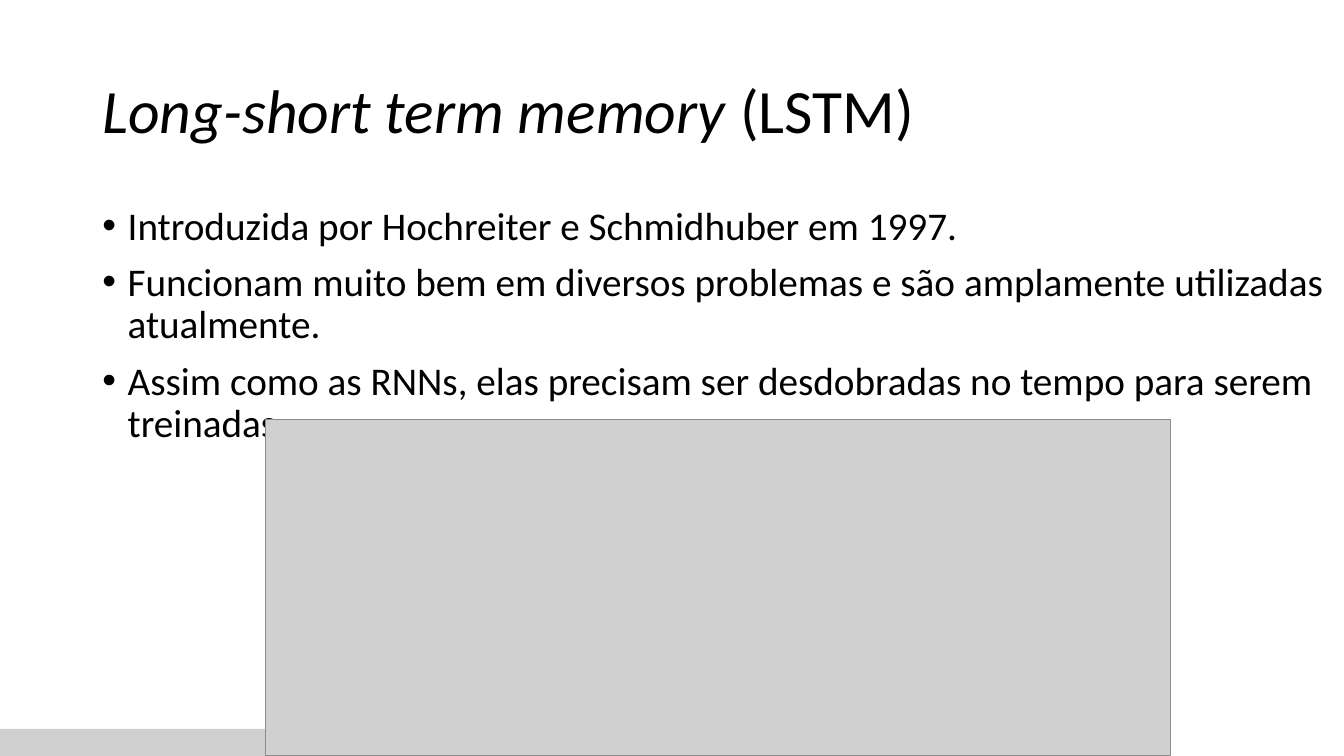
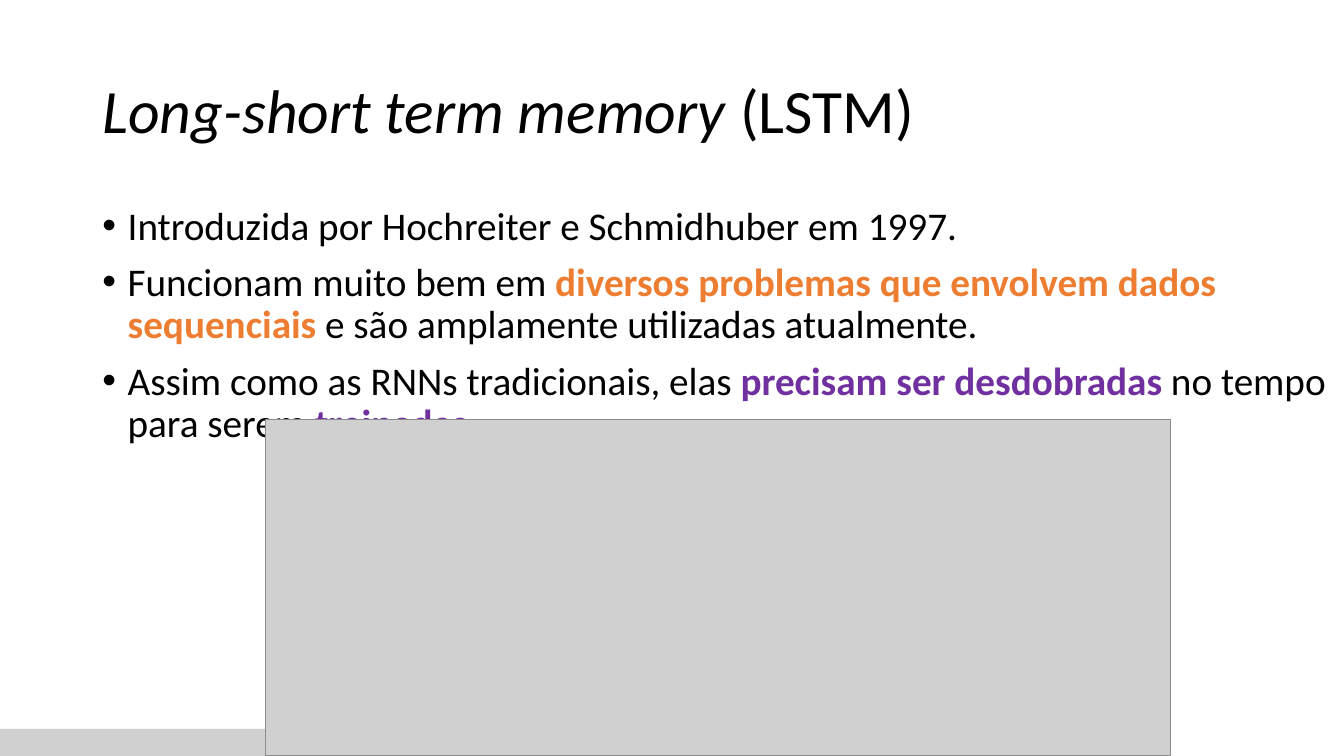
Before and after one commit to zz4fap/c24_inteligencia_artificial, a slide deck: slide 35 of slides/C24_RNN.pptx. Drawn at 1344x756 pixels with LibreOffice and Linux fonts; fonts in the diff are those of the drawing; grey boxes stand for pictures. Boxes give left, top, right and bottom in pixels: in the first picture for what was removed or moved away, otherwise in the second. Text is boxed around its words. In the diff, an @@ line names an element or a change of style, - is before the commit and + after.

```diff
--- a/slides/C24_RNN.pptx
+++ b/slides/C24_RNN.pptx
@@ text at [128, 268, 1326, 447]: text changed @@
-• Funcionam muito bem em diversos problemas e são amplamente utilizadas atualmente.
-• Assim como as RNNs, elas precisam ser desdobradas no tempo para serem treinadas.
+• Funcionam muito bem em diversos problemas que envolvem dados sequenciais e são amplamente utilizadas atualmente.
+• Assim como as RNNs tradicionais, elas precisam ser desdobradas no tempo para serem treinadas.
```
Also in this commit, not shown: 12 other slides changed, 2 slides added, 2 other files.
